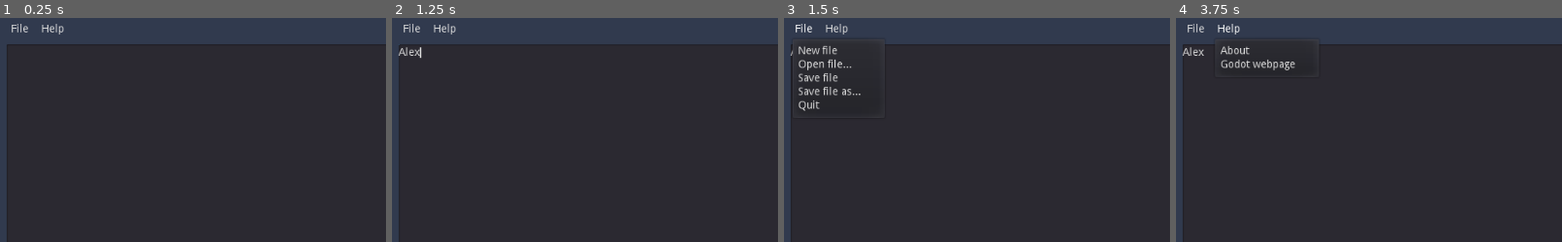
Above: before the commit, frames 1-4 (left to right).
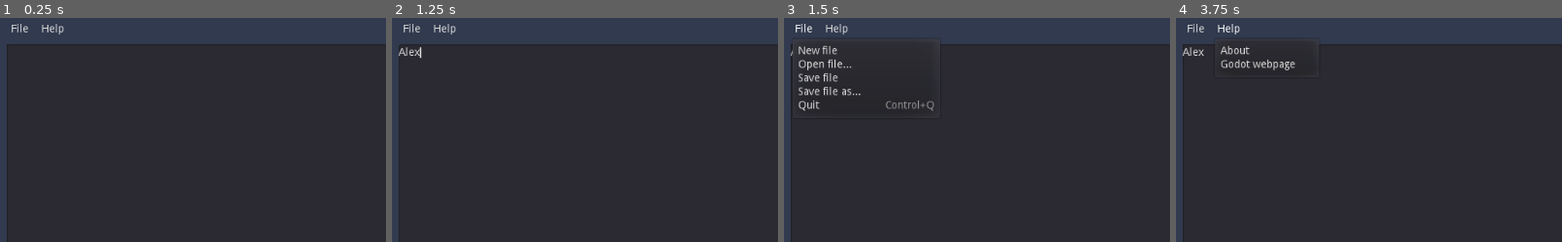
Above: after the commit, the same moments.

Repository: rainbyte/GodotTextEditor
Game: Godot game, scene res://Main.tscn
The game is run twice, just before and just after one commit, with the same random seed, the same clock (stepped at 60 frames per second) and the same inputs.
Inputs (mouse positions are % of the whole screen's width and height, from its top left):
- Up to frame 1 (0.25 s): no input
- Up to frame 2 (1.25 s): click (50, 52) at 0.52 s; type "Alex" at 0.6 s
- Up to frame 3 (1.5 s): click "File" at 1.25 s
- Up to frame 4 (3.75 s): click "File" at 2 s; click "File" at 2.75 s; click "Help" at 3.5 s
The pictures show only the part of the screen within x 0-50%, y 0-50%; the shares and areas given below are measured in that part.

Frames 1-2 are identical in both runs. In frame 3, 0.2% of the frame differs, in the area x 26-39%, y 11-42%; in frame 4, nothing differs.

Commit message:
Add Quit shortcut

Diff:
--- a/Main.gd
+++ b/Main.gd
@@ -12,6 +12,13 @@
 	$MenuButtonFile.get_popup().add_item("Save file as...")
 	$MenuButtonFile.get_popup().add_item("Quit")
 	$MenuButtonFile.get_popup().connect("id_pressed", self, "_on_item_file_pressed")
+
+	var shortcut : = ShortCut.new()
+	var inputeventkey : = InputEventKey.new()
+	inputeventkey.set_scancode(KEY_Q)
+	inputeventkey.control = true
+	shortcut.set_shortcut(inputeventkey)
+	$MenuButtonFile.get_popup().set_item_shortcut(4, shortcut, true)
 
 	$MenuButtonHelp.get_popup().add_item("About")
 	$MenuButtonHelp.get_popup().add_item("Godot webpage")
